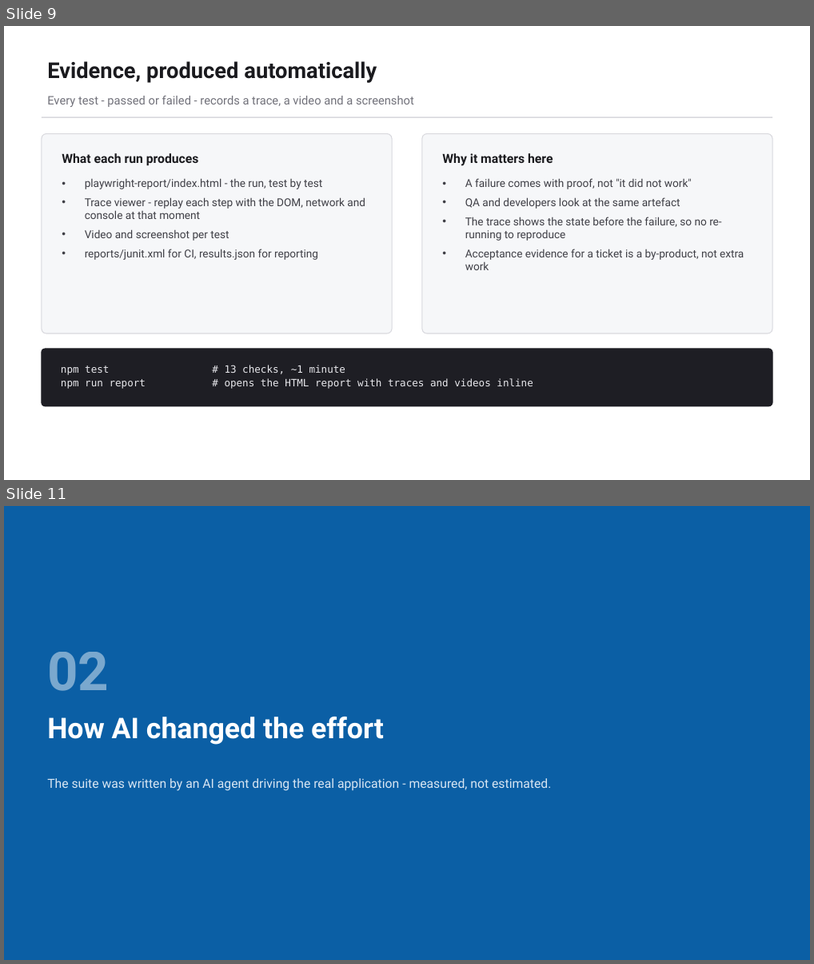
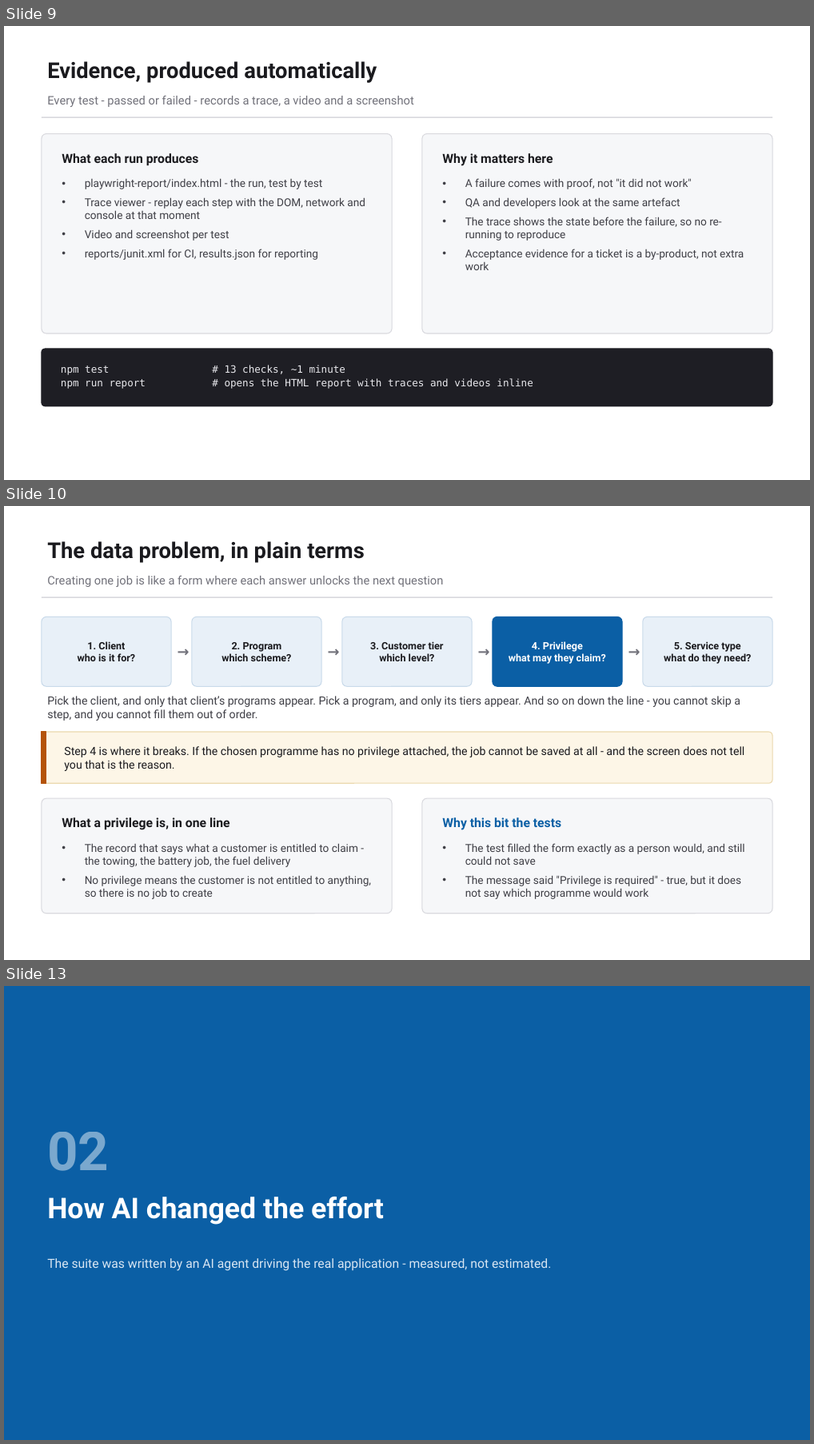
Before and after one commit to bulubuloa/AS.APAC.AI.Workshop, a slide deck: presentations/Web_Test_Automation_Playwright.pptx. Shown one above the other, each under a label of ours: slides 9 and 11 before the commit, slides 9, 10 and 13 after it; the slides between them are not shown. The pictures are 814x964 and 814x1444 pixels, drawn with LibreOffice and Linux fonts; fonts in the diff are those of the drawing. Boxes give left, top, right and bottom in pixels: in the first picture for what was removed or moved away, otherwise in the second. Text is boxed around its words. In the diff, an @@ line names an element or a change of style, - is before the commit and + after.

Commit message:
Playwright deck: explain the UAT data problem visually for a mixed audience

```diff
--- a/presentations/Web_Test_Automation_Playwright.pptx
+++ b/presentations/Web_Test_Automation_Playwright.pptx
@@ slide 10 added at (x1=4, y1=506, x2=810, y2=960), background #FFFFFF @@
@@ text added at (x1=47, y1=541, x2=365, y2=563), 26 pt, text #1A1A1E, bold @@
+The data problem, in plain terms
@@ text added at (x1=47, y1=576, x2=444, y2=587), 14 pt, text #71717A @@
+Creating one job is like a form where each answer unlocks the next question
@@ rectangle added at (x1=42, y1=596, x2=773, y2=598), fill #D9D9DE @@
@@ rounded rectangle added at (x1=42, y1=616, x2=171, y2=686), fill #E8F0F8, outline #C9DAEA 1 pt @@
@@ text added at (x1=171, y1=616, x2=192, y2=686), 17 pt, text #71717A, bold @@
+→
@@ rounded rectangle added at (x1=192, y1=616, x2=322, y2=686), fill #E8F0F8, outline #C9DAEA 1 pt @@
@@ text added at (x1=322, y1=616, x2=342, y2=686), 17 pt, text #71717A, bold @@
+→
@@ rounded rectangle added at (x1=342, y1=616, x2=472, y2=686), fill #E8F0F8, outline #C9DAEA 1 pt @@
@@ text added at (x1=472, y1=616, x2=493, y2=686), 17 pt, text #71717A, bold @@
+→
@@ rounded rectangle added at (x1=493, y1=616, x2=623, y2=686), fill #0B5FA5, outline #0B5FA5 1 pt @@
@@ text added at (x1=623, y1=616, x2=643, y2=686), 17 pt, text #71717A, bold @@
+→
@@ rounded rectangle added at (x1=643, y1=616, x2=774, y2=686), fill #E8F0F8, outline #C9DAEA 1 pt @@
@@ text added at (x1=78, y1=641, x2=135, y2=661), 12 pt, text #1A1A1E, bold @@
+1. Client
+who is it for?
@@ text added at (x1=222, y1=642, x2=292, y2=661), 12 pt, text #1A1A1E, bold @@
+2. Program
+which scheme?
@@ text added at (x1=370, y1=641, x2=444, y2=661), 12 pt, text #1A1A1E, bold @@
+3. Customer tier
+which level?
@@ text added at (x1=509, y1=641, x2=606, y2=664), 12 pt, text #FFFFFF, bold @@
+4. Privilege
+what may they claim?
@@ text added at (x1=664, y1=641, x2=751, y2=664), 12 pt, text #1A1A1E, bold @@
+5. Service type
+what do they need?
@@ text added at (x1=47, y1=696, x2=741, y2=720), 13.5 pt, text #3F3F46 @@
+Pick the client, and only that client’s programs appear. Pick a program, and only its tiers appear. And so on down the line - you cannot skip a step, and you cannot fill them out of order.
@@ rounded rectangle added at (x1=42, y1=732, x2=773, y2=783), fill #FDF6E7, outline #EBD9AE 1 pt @@
@@ rectangle added at (x1=42, y1=732, x2=46, y2=783), fill #B45309, outline #B45309 1 pt @@
@@ text added at (x1=64, y1=746, x2=745, y2=771), 13.5 pt, text #1A1A1E @@
+Step 4 is where it breaks. If the chosen programme has no privilege attached, the job cannot be saved at all - and the screen does not tell you that is the reason.
@@ rounded rectangle added at (x1=42, y1=798, x2=392, y2=913), fill #F6F7F9, outline #D9D9DE 1 pt @@
@@ text added at (x1=62, y1=817, x2=230, y2=830), 15 pt, text #1A1A1E, bold @@
+What a privilege is, in one line
@@ rounded rectangle added at (x1=422, y1=798, x2=774, y2=913), fill #F6F7F9, outline #D9D9DE 1 pt @@
@@ text added at (x1=442, y1=817, x2=562, y2=830), 15 pt, text #0B5FA5, bold @@
+Why this bit the tests
@@ text added at (x1=85, y1=843, x2=371, y2=899), 13 pt, text #3F3F46 @@
+• The record that says what a customer is entitled to claim - the towing, the battery job, the fuel delivery
+• No privilege means the customer is not entitled to anything, so there is no job to create
@@ text added at (x1=466, y1=843, x2=745, y2=899), 13 pt, text #3F3F46 @@
+• The test filled the form exactly as a person would, and still could not save
+• The message said "Privilege is required" - true, but it does not say which programme would work
@@ what was slide 11 is now slide 13 @@
```
Also in this commit, not shown: 1 slide changed, 1 other slide added, 2 other files.
